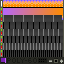
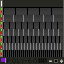
Two versions of the same layered image (64 x 64). Layer-by-layer changes:
hid "win" over [3, 0, 63, 20]
